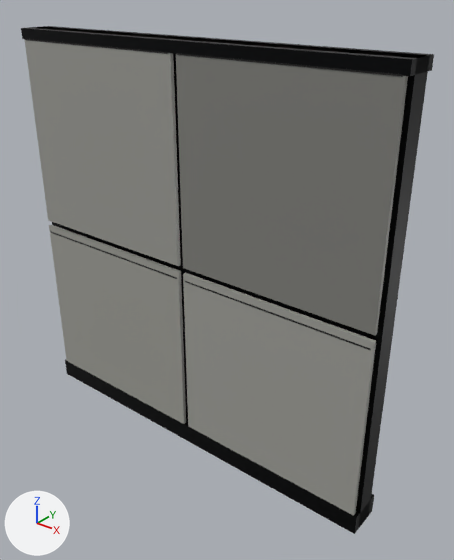
One commit to the glTF model game/assets/models/props/kit/kit_wall.glb: the scene before it, then after it.
Rendered twice from a camera (50 mm lens) standing at (3.65, -4.04, 4.46) and looking at (0.29, 0.15, 1.87). The lights are fixed; the arrows at lower left show +X, +Y and +Z. The older version comes first. Vertices at exactly the same position are counted once.
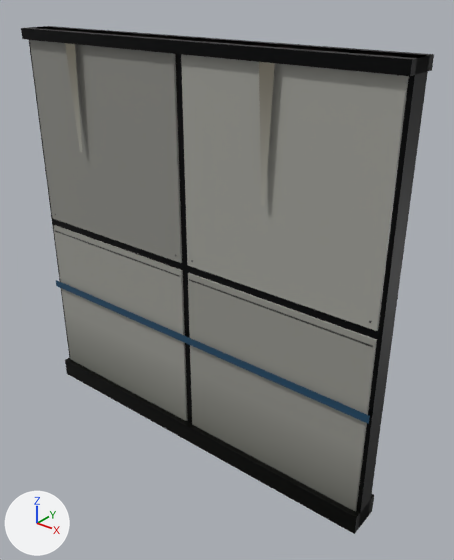
Diff of the bpy script that builds the scene:
```diff
--- a/game/assets/models/props/kit/kit_wall.glb.py
+++ b/game/assets/models/props/kit/kit_wall.glb.py
@@ me_kit_wall__mesh @@
 # used by ob_mesh; location = (0.0, 0.0, 0.0)
-me_kit_wall__mesh.from_pydata(...)  # 152 vertices, 228 faces; spans x -2.0..2.0, y -0.17..0.17, z 0.0..4.0
+me_kit_wall__mesh.from_pydata(...)  # 272 vertices, 226 faces; spans x -2.0..2.0, y -0.17..0.17, z 0.0..4.0
+# me_kit_wall__mesh part 1: the loose piece of 8 vertices spanning x -1.97..-0.03, y -0.17..-0.13, z 0.03..1.97 is rebuilt with 10 vertices and now spans x -1.97..-0.03, y -0.12..-0.05, z 0.03..1.97
+# me_kit_wall__mesh part 2: the loose piece of 8 vertices spanning x 0.03..1.97, y -0.17..-0.13, z 0.03..1.97 is rebuilt with 10 vertices and now spans x 0.03..1.97, y -0.12..-0.05, z 0.03..1.97
+# me_kit_wall__mesh part 3: the loose piece of 8 vertices spanning x -1.95..-0.05, y -0.17, z 1.89..1.91 is rebuilt with 4 vertices and now spans x -1.94..-0.06, y -0.12, z 1.89..1.91, in mat_m_convpanel
+# me_kit_wall__mesh part 4: the loose piece of 8 vertices spanning x 0.05..1.95, y -0.17, z 1.89..1.91 is rebuilt with 4 vertices and now spans x 0.06..1.94, y -0.12, z 1.89..1.91, in mat_m_convpanel
+# me_kit_wall__mesh part 5: the loose piece of 8 vertices spanning x -1.97..-0.03, y -0.17..-0.13, z 2.03..3.97 is rebuilt with 8 vertices and now spans x -1.97..-0.03, y -0.12..-0.05, z 2.03..3.97
+# me_kit_wall__mesh part 6: the loose piece of 8 vertices spanning x 0.03..1.97, y -0.17..-0.13, z 2.03..3.97 is rebuilt with 8 vertices and now spans x 0.03..1.97, y -0.12..-0.05, z 2.03..3.97
+# me_kit_wall__mesh part 7: the loose piece of 8 vertices spanning x 0.05..1.95, y -0.17, z 3.89..3.91 is rebuilt with 4 vertices and now spans x 0.06..1.94, y -0.12, z 3.89..3.91, in mat_m_convpanel
+# me_kit_wall__mesh part 8: 128 vertices added at x -2.0..2.0, y -0.17..0.12, z 0.09..3.91
+# other edits to the shape of me_kit_wall__mesh do not show in these pictures
 me_kit_wall__mesh.materials.append(mat_m_convpanel)
```

Changed parts and their boxes [x1, y1, x2, y2] in the pictures (454 x 560 px):
part 1 of me_kit_wall__mesh, rebuilt: before [49, 225, 186, 424]; after [53, 225, 188, 421]
part 2 of me_kit_wall__mesh, rebuilt: before [183, 273, 376, 516]; after [188, 273, 377, 511]
part 3 of me_kit_wall__mesh, rebuilt: before [50, 231, 177, 279]; after [55, 231, 180, 277]
part 4 of me_kit_wall__mesh, rebuilt: before [185, 281, 371, 350]; after [189, 279, 373, 347]
part 5 of me_kit_wall__mesh, rebuilt: before [24, 39, 181, 266]; after [30, 40, 182, 263]
part 6 of me_kit_wall__mesh, rebuilt: before [176, 54, 408, 335]; after [181, 54, 409, 331]
part 7 of me_kit_wall__mesh, rebuilt (not visible afterwards): before [177, 53, 403, 77]
part 8 of me_kit_wall__mesh, added: after [29, 40, 429, 529]
